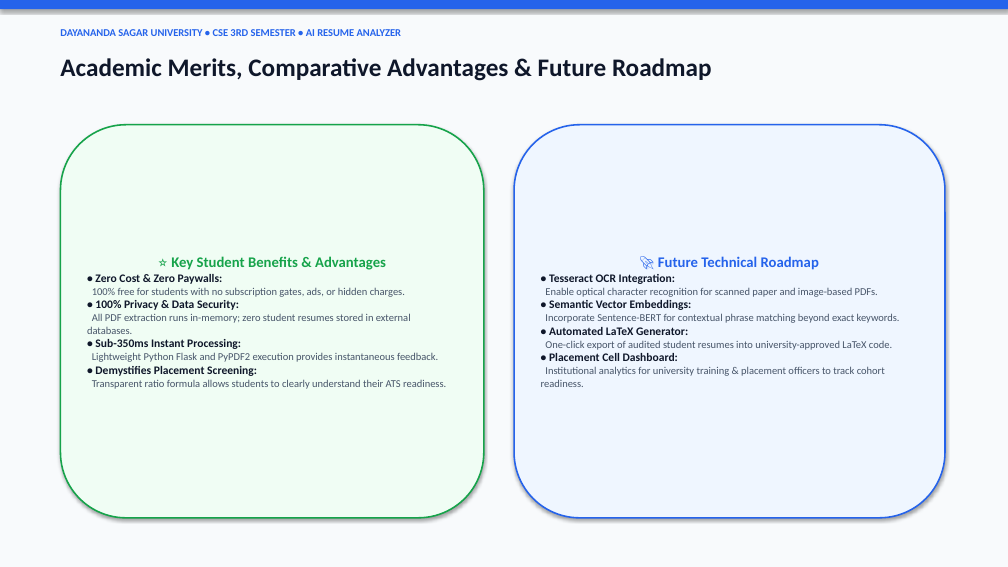
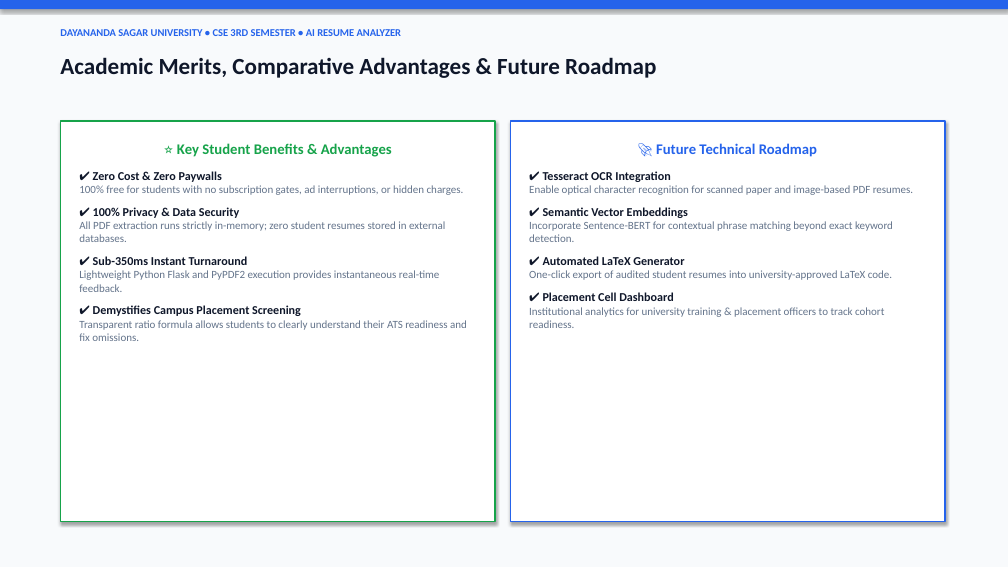
Before and after one commit to geetesh525-glitch/campus-ai-project-assistant, a slide deck: slide 9 of resume_analyzer_project/AI_Resume_Analyzer_Presentation.pptx. Drawn at 1008x567 pixels with LibreOffice and Linux fonts; fonts in the diff are those of the drawing. Boxes give left, top, right and bottom in pixels: in the first picture for what was removed or moved away, otherwise in the second. Text is boxed around its words. In the diff, an @@ line names an element or a change of style, - is before the commit and + after.

Commit message:
Fix slide alignment, top anchoring, background consistency and layout for slides 5-10

```diff
--- a/resume_analyzer_project/AI_Resume_Analyzer_Presentation.pptx
+++ b/resume_analyzer_project/AI_Resume_Analyzer_Presentation.pptx
@@ text "Academic Merits, Comparative Advantages & ..." at (60, 57, 656, 78): size 24 to 22 pt @@
@@ rectangle "⭐ Key Student Benefits & ...": place and size @@
-rectangle "⭐ Key Student Benefits & ..." at (60, 125, 484, 518)
+rectangle "⭐ Key Student Benefits & ..." at (60, 121, 495, 522)
@@ rectangle "⭐ Key Student Benefits & ..." at (60, 121, 495, 522): vertical alignment middle to top; rounded rectangle to rectangle; fill #F0FDF4 to #FFFFFF @@
@@ text in rectangle at (177, 143, 392, 157): more space between paragraphs @@
@@ rectangle "🚀 Future Technical Roadmap": place and size @@
-rectangle "🚀 Future Technical Roadmap" at (514, 125, 945, 518)
+rectangle "🚀 Future Technical Roadmap" at (510, 121, 945, 522)
@@ rectangle "🚀 Future Technical Roadmap" at (510, 121, 945, 522): vertical alignment middle to top; rounded rectangle to rectangle; fill #EFF6FF to #FFFFFF @@
@@ text in rectangle at (529, 143, 892, 328): size 10 to 10.5 pt, text colour #475569 to #64748B in "One-click export of audited student resumes into ...", "Institutional analytics for university training & placement ..."; more space between paragraphs @@
@@ text in rectangle at (79, 171, 467, 341): text changed; size 10 to 10.5 pt; text colour #475569 to #64748B @@
-• Zero Cost & Zero Paywalls:
-100% free for students with no subscription gates, ads, or hidden charges.
-• 100% Privacy & Data Security:
-All PDF extraction runs in-memory; zero student resumes stored in external databases.
-• Sub-350ms Instant Processing:
-Lightweight Python Flask and PyPDF2 execution provides instantaneous feedback.
-• Demystifies Placement Screening:
-Transparent ratio formula allows students to clearly understand their ATS readiness.
+✔ Zero Cost & Zero Paywalls
+100% free for students with no subscription gates, ad interruptions, or hidden charges.
+✔ 100% Privacy & Data Security
+All PDF extraction runs strictly in-memory; zero student resumes stored in external databases.
+✔ Sub-350ms Instant Turnaround
+Lightweight Python Flask and PyPDF2 execution provides instantaneous real-time feedback.
+✔ Demystifies Campus Placement Screening
+Transparent ratio formula allows students to clearly understand their ATS readiness and fix omissions.
@@ text in rectangle at (529, 171, 913, 242): text changed; size 10 to 10.5 pt; text colour #475569 to #64748B @@
-• Tesseract OCR Integration:
-Enable optical character recognition for scanned paper and image-based PDFs.
-• Semantic Vector Embeddings:
-Incorporate Sentence-BERT for contextual phrase matching beyond exact keywords.
-• Automated LaTeX Generator:
+✔ Tesseract OCR Integration
+Enable optical character recognition for scanned paper and image-based PDF resumes.
+✔ Semantic Vector Embeddings
+Incorporate Sentence-BERT for contextual phrase matching beyond exact keyword detection.
+✔ Automated LaTeX Generator
@@ text in rectangle at (543, 292, 673, 301): text changed; size 11 to 11.5 pt @@
-• Placement Cell Dashboard:
+✔ Placement Cell Dashboard
```
Also in this commit, not shown: 9 other slides changed, 2 other files.
